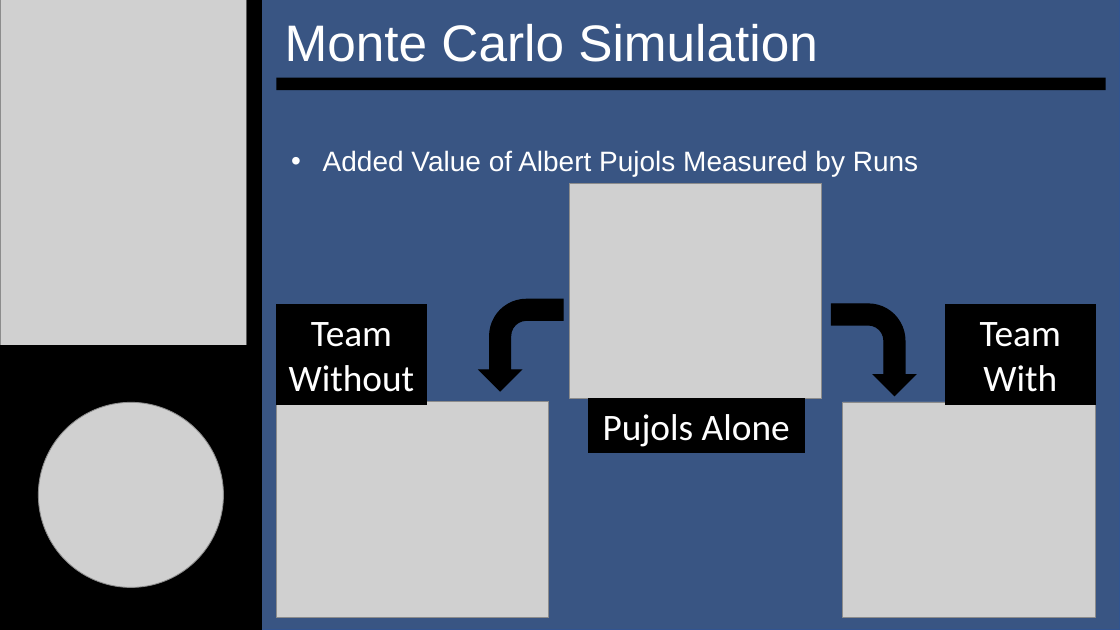
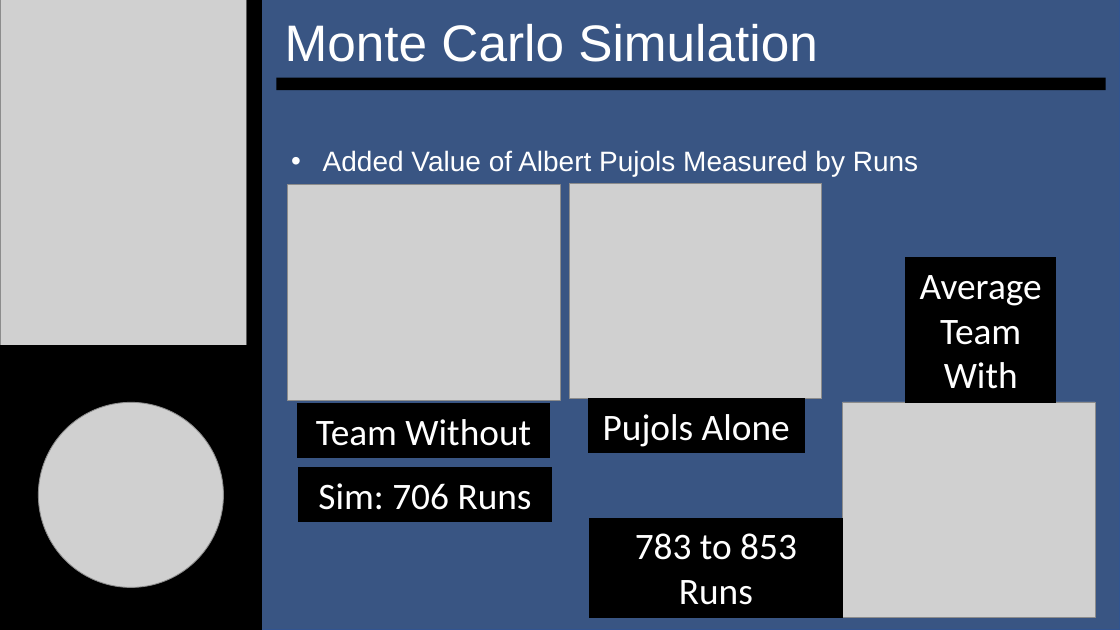
Before and after one commit to SuperMarioGiacomazzo/STOR538_WEBSITE, a slide deck: slide 10 of Slides/Baseball 4/Baseball_4_Lecture.pptx. Drawn at 1120x630 pixels with LibreOffice and Linux fonts; fonts in the diff are those of the drawing; grey boxes stand for pictures. Boxes give left, top, right and bottom in pixels: in the first picture for what was removed or moved away, otherwise in the second. Text is boxed around its words. In the diff, an @@ line names an element or a change of style, - is before the commit and + after.

```diff
--- a/Slides/Baseball 4/Baseball_4_Lecture.pptx
+++ b/Slides/Baseball 4/Baseball_4_Lecture.pptx
@@ picture: place and size @@
-picture at [276,402,549,618]
+picture at [287,185,560,401]
@@ rectangle "AverageTeam": place and size @@
-rectangle "AverageTeam" at [946,305,1096,404]
+rectangle "AverageTeam" at [907,258,1056,402]
@@ bent arrow removed at [479,300,563,391] @@
@@ bent arrow removed at [831,304,915,395] @@
@@ text in rectangle at [980,322,1061,347]: text changed @@
-Team
+AverageTeam
@@ rectangle "Team Without": place and size @@
-rectangle "Team Without" at [276,305,426,404]
+rectangle "Team Without" at [297,404,550,458]
@@ rectangle added at [299,468,552,522], fill #000000, outline #000000 1 pt, 32 pt, text #FFFFFF @@
+Sim: 706 Runs
@@ rectangle added at [590,518,843,618], fill #000000, outline #000000 1 pt, 32 pt, text #FFFFFF @@
+783 to 853 Runs
```
Also in this commit, not shown: 1 other file.
